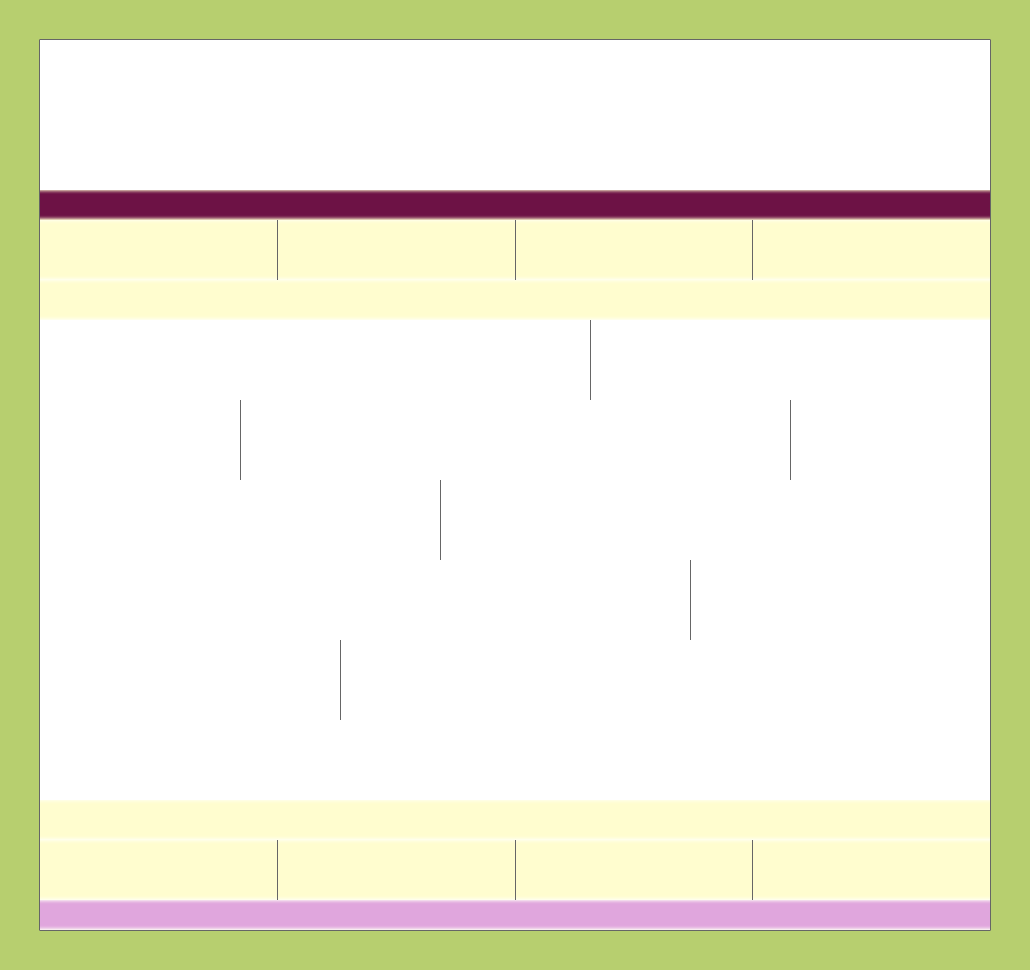
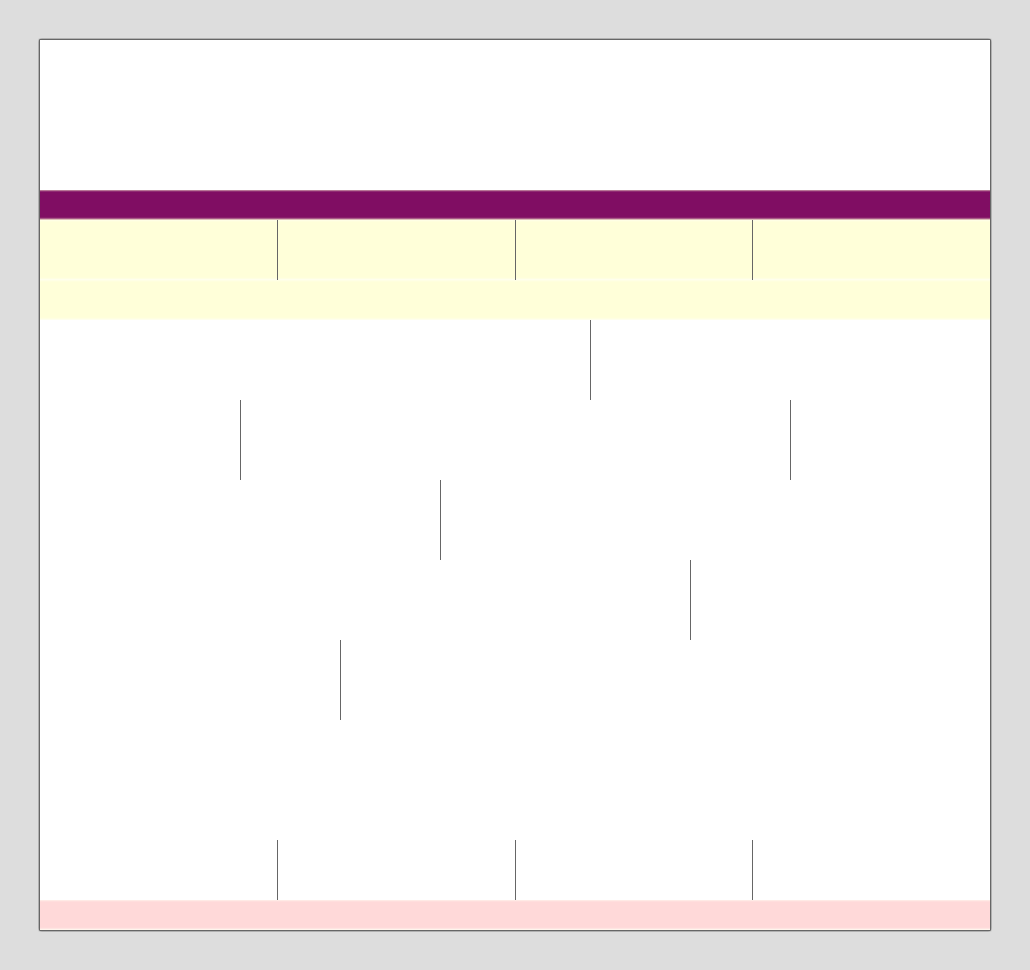
The second 1030 x 970 image is a revision of the first. Changes to its layers:
painted on "navbar" over [left=40, top=190, right=990, bottom=220]
painted on "header boxes" over [left=40, top=222, right=990, bottom=277]
removed layer "footer boxes" over [left=40, top=840, right=990, bottom=900]
painted on "header widget" over [left=40, top=282, right=990, bottom=317]
removed layer "footer widget" over [left=40, top=800, right=990, bottom=840]
moved "footer" above "canvas", painted on it over [left=40, top=900, right=990, bottom=930]
painted on "Background" over [left=0, top=0, right=1030, bottom=970]
